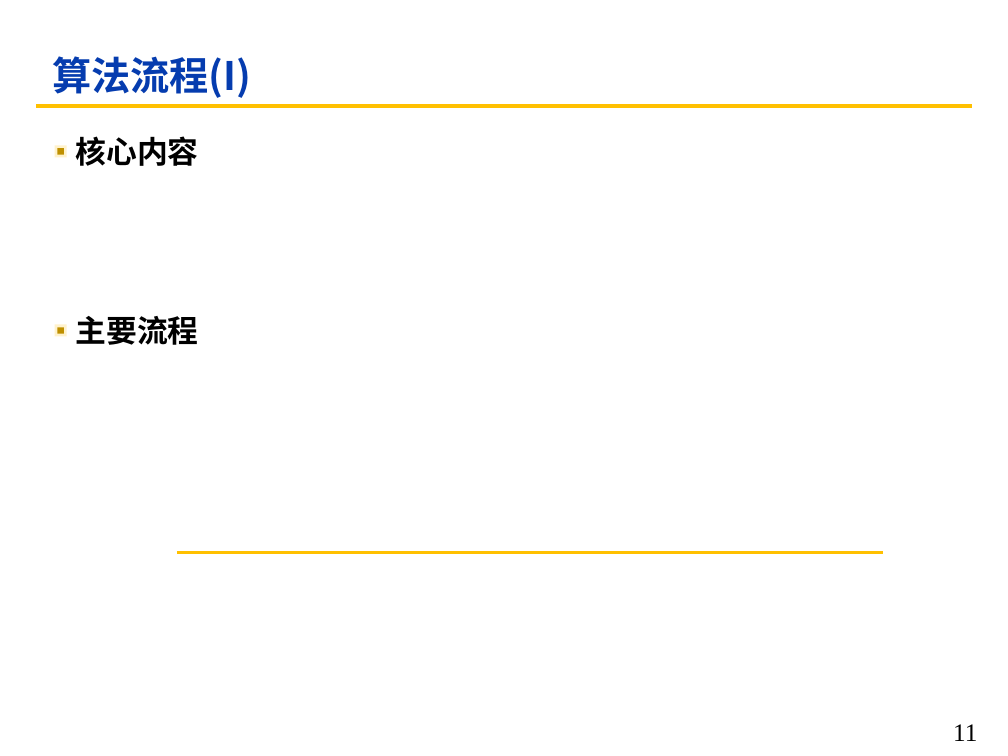
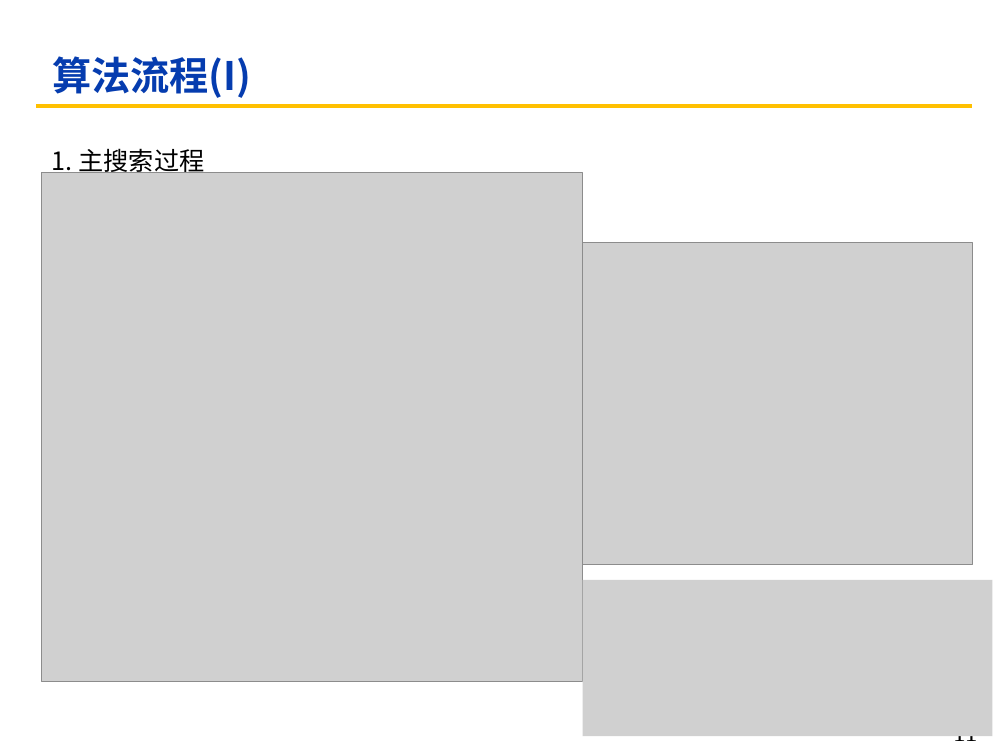
Before and after one commit to cyanbird811/ANTL_papers, a slide deck: slide 11 of 互联网络的设计_汇报/卫星/SPLD/PPT.pptx. Drawn at 1008x756 pixels with LibreOffice and Linux fonts; fonts in the diff are those of the drawing; grey boxes stand for pictures. Boxes give left, top, right and bottom in pixels: in the first picture for what was removed or moved away, otherwise in the second. Text is boxed around its words. In the diff, an @@ line names an element or a change of style, - is before the commit and + after.

```diff
--- a/互联网络的设计_汇报/卫星/SPLD/PPT.pptx
+++ b/互联网络的设计_汇报/卫星/SPLD/PPT.pptx
@@ text added at bbox=[52, 148, 205, 176], 18 pt, text #000000 @@
+1. 主搜索过程
@@ rectangle removed at bbox=[54, 145, 67, 157] @@
@@ rectangle removed at bbox=[57, 148, 64, 154] @@
@@ text removed at bbox=[76, 136, 199, 166] @@
-核心内容
@@ picture added at bbox=[42, 173, 584, 681] @@
@@ picture added at bbox=[583, 242, 972, 564] @@
@@ picture added at bbox=[609, 242, 944, 534] @@
@@ rectangle removed at bbox=[54, 325, 67, 337] @@
@@ rectangle removed at bbox=[57, 328, 64, 334] @@
@@ text removed at bbox=[76, 316, 199, 345] @@
-主要流程
@@ line removed from (177, 552) to (883, 552) @@
@@ picture added at bbox=[583, 580, 992, 736] @@
```
Also in this commit, not shown: 5 other slides changed, 1 slide added, 1 slide removed.
